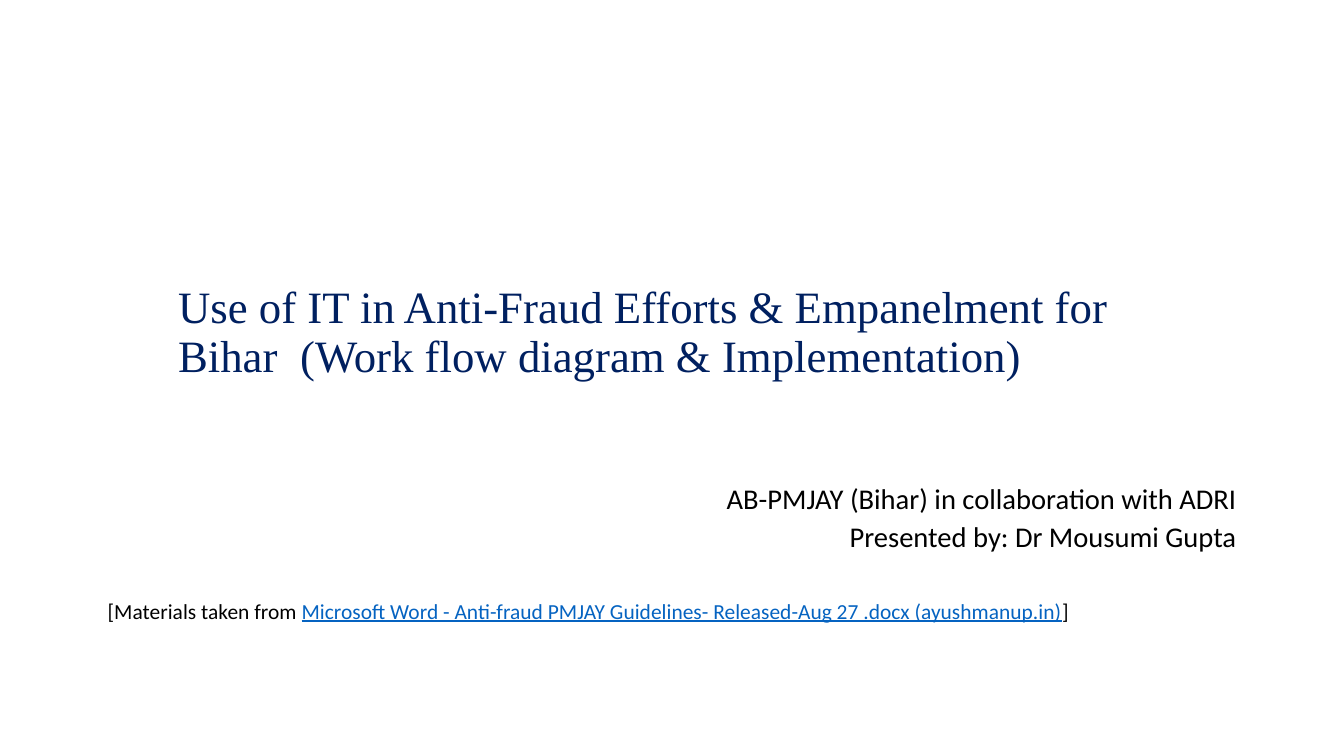
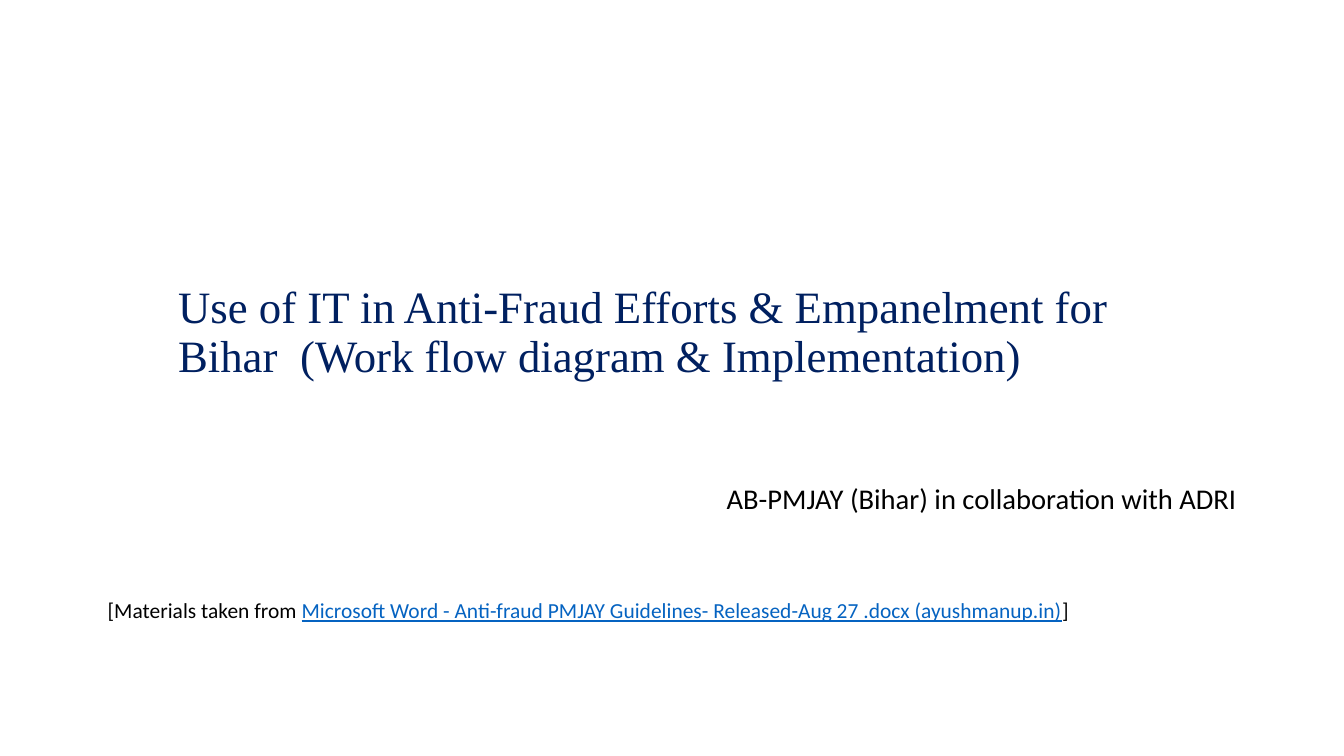
Before and after one commit to Sheepy01/pmjay_fraud_dashboard, a slide deck: slide 1 of Progress Presentation/Fraud_detection_dashboard_presentation_1.pptx. Drawn at 1344x756 pixels with LibreOffice and Linux fonts; fonts in the diff are those of the drawing. Boxes give left, top, right and bottom in pixels: in the first picture for what was removed or moved away, otherwise in the second. Text is boxed around its words. In the diff, an @@ line names an element or a change of style, - is before the commit and + after.

```diff
--- a/Progress Presentation/Fraud_detection_dashboard_presentation_1.pptx
+++ b/Progress Presentation/Fraud_detection_dashboard_presentation_1.pptx
@@ subtitle at [850,527,1236,552]: paragraph removed @@
-Presented by: Dr Mousumi Gupta
```
Also in this commit, not shown: 1 slide added.
